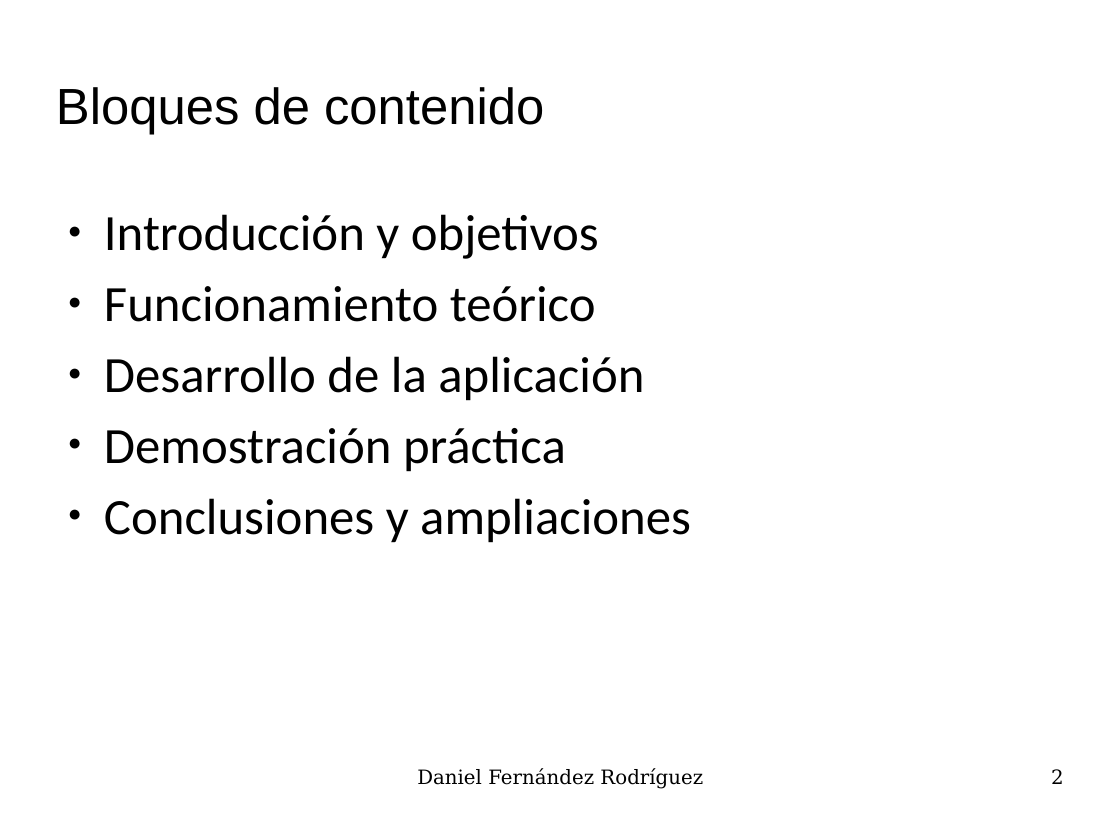
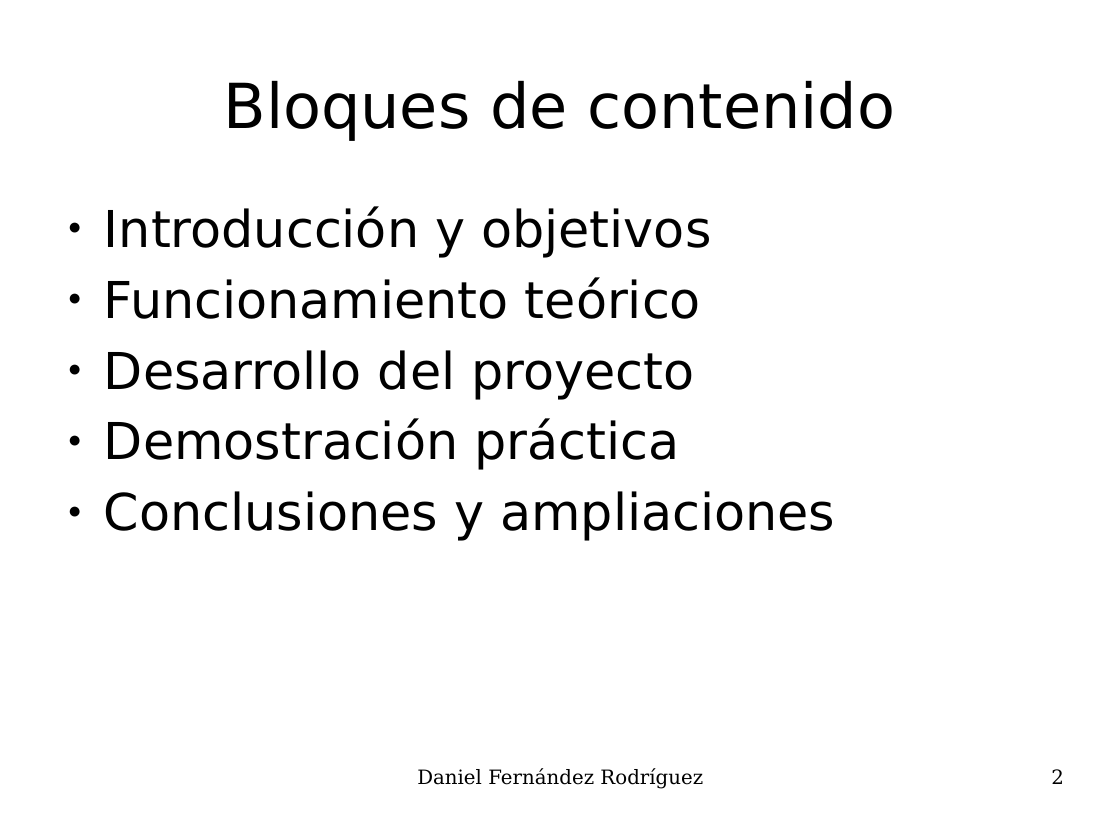
Before and after one commit to UO180222/tfg, a slide deck: slide 2 of docs/presentacion.odp. Drawn at 1120x840 pixels with LibreOffice and Linux fonts; fonts in the diff are those of the drawing; background and template pictures are left out. Boxes give left, top, right and bottom in pixels: in the first picture for what was removed or moved away, otherwise in the second. Text is boxed around its words. In the diff, an @@ line names an element or a change of style, - is before the commit and + after.

```diff
--- a/docs/presentacion.odp
+++ b/docs/presentacion.odp
@@ title "Bloques de contenido": place and size @@
-title "Bloques de contenido" at [56,87,544,134]
+title "Bloques de contenido" at [224,80,895,141]
@@ title "Bloques de contenido" at [224,80,895,141]: size 36 to 44 pt, font Arial to DejaVu Sans; alignment left to centre @@
@@ text at [104,206,835,541]: font Calibri to DejaVu Sans in "Introducción y objetivos", "Funcionamiento teórico", "Demostración práctica", "Conclusiones y ampliaciones" @@
@@ text at [104,350,695,400]: text changed; font Calibri to DejaVu Sans @@
-● Desarrollo de la aplicación
+● Desarrollo del proyecto
```
Also in this commit, not shown: 17 other slides changed, 4 slides added.
